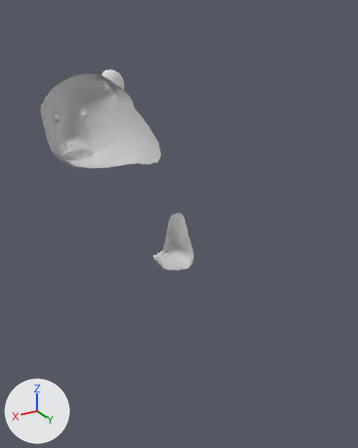
The FBX model Assets/Models/Panda/Panda.fbx: old version first, new version second.
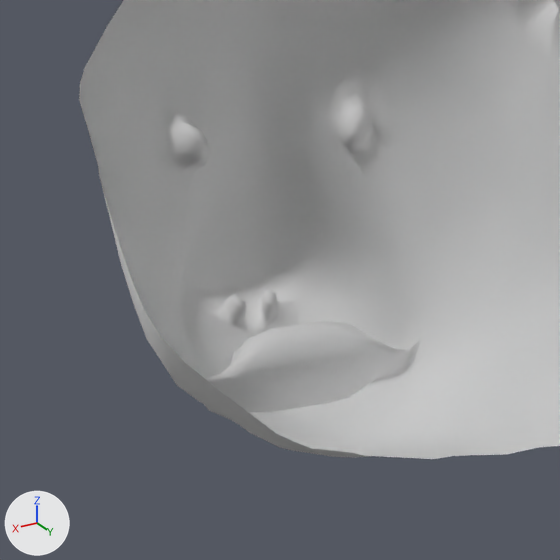
Each version is shown whole from a 50 mm camera at (4.69, 12.78, 1.58) aimed at (0.64, 6.03, -1.79), then close up on the part from 8% to 33% of the width and 21% to 41% of the height. Arrows for +X, +Y and +Z are at lower left; the lights stay in place. The first two pictures are the older version. Everything nearer to the camera than a plane just in front of the edit is cut away. Where no turn or scale is listed for an object, it has been applied to the vertices.
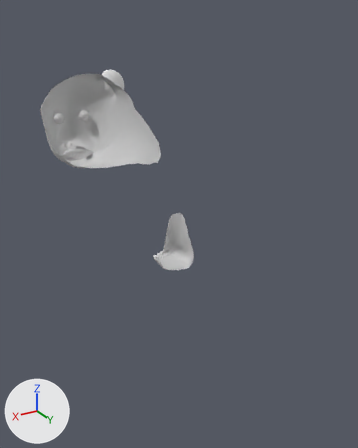
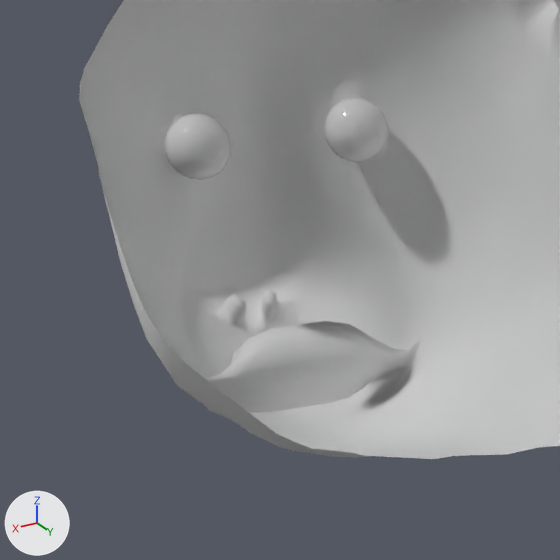
Where the newer file only moved an object's origin or applied its transform, the numbers keep the older frame.

What differs and where, as boxes [x1, y1, x2, y2] in the close-ups (560 x 560 px):
```json
{"object": "Object_3", "change": "added", "after": [165, 98, 388, 180]}
```

Edits to the scene script, one JSON object a line:
```json
{"op": "add", "block": "mat_pandaeye", "code": ["mat_pandaeye = principled_material('PandaEye')", "mat_pandaeye.base_color = (0.8, 0.8, 0.8)  # white #e7e7e7", "mat_pandaeye.roughness = 0.08"]}
{"op": "add", "block": "me_object_1", "code": ["me_object_1 = bpy.data.meshes.new('Object_1')", "me_object_1.from_pydata(...)  # a UV sphere (32 segments, 16 rings, poles along z) spanning x -0.395..-0.171, y -3.498..-3.273, z -0.803..-0.579; a UV sphere (32 segments, 16 rings, poles along z) spanning x 0.183..0.407, y -3.498..-3.273, z -0.803..-0.579", "me_object_1.materials.append(mat_pandaeye)  # its picture is missing"]}
{"op": "add", "block": "ob_object_3", "code": ["ob_object_3 = bpy.data.objects.new('Object_3', me_object_1)", "ob_object_3.location = (1.058, 5.525, 0.113)"]}
```
